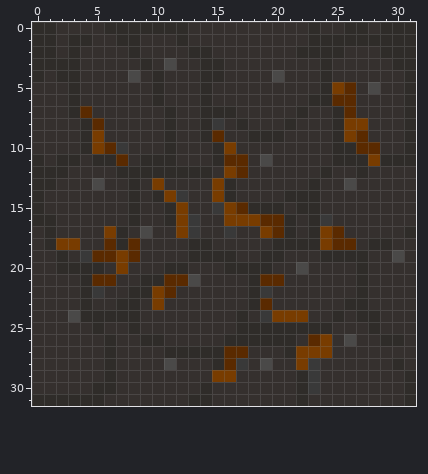
Pixel-art sprite -- Project/Relocation/Content/CaveTiles001.png. This is how it looked before the edit.
The file is 32x32 pixels. Colours within 5 levels of each other are drawn and written as one.
The same view after the edit:
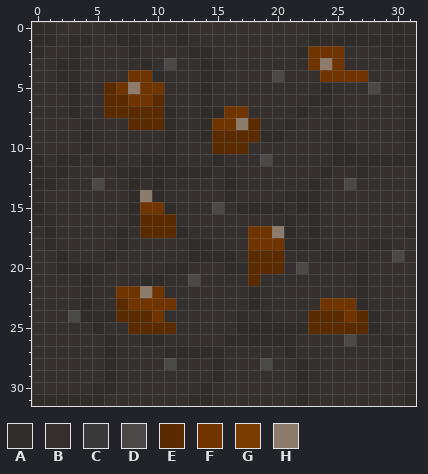
Palette (. is transparent): A #2f2c29  B #35302e  C #393939  D #4a4948  E #5a2a00  F #6f3400  G #783c00  H #8d7b6b
The edit:
@@ x 0..31 @@
  1 AABAABBAABBBABBBBBBBBBBAAAAAAAAA
- 2 AABABBBBABBBBAABBBBBBBAAAABBBAAA
- 3 AAAABBBBBABDBBAABBBBBBBBABBBBBAA
- 4 ABAABBBBDBABBBAABBBBDBBBABBBBBBA
- 5 BBBABBBBBBABBBABBBBBBBBBAGEBDBBA
- 6 BBBABBBBBBABBBABBBBBBBBAAEEBBBBA
- 7 BBBAEBBBBBBABBAAABBBBBABBAEBBBBA
- 8 BBBBAEBBBBBABBACBABBBABBBAGGBBBA
- 9 BBBBAGBBBBBABBAEBBAAABBBBAGEBBBA
-10 BBBBAGECBBBABBBAGBBBBBBBBAAEEBBA
-11 ABAABAAEBAAABBBAEEBDBBBBBAAAGAAA
-12 AAABBBBAAAAAAAABGEBBBBBBABBABBBB
-13 AABBBDBBABGBBBBGABBBBBBABBDBBBBB
-14 ABBBBBBBABAGCBBGABBBBAAABBBBBBBB
-15 ABBBBBBBABBAGBBCGEAAABAABBBBBBBB
-16 AABBBBBBABBAGCBBGGGEEABACBBBBBBB
-17 BABBBBGABDBBGCBBCBBGEABAGEBBBBBA
-18 BAGGBBEAEBBBBAABBBBBAAAAGEEBAABB
-19 BBABCEEGEBBBBAAAABBAABBBAAAABBDB
-20 BBAAAABGBBBAABBBAAAABBDBBBBABBBB
-21 BBBBAEEBBAAEEDBBBBAEEBBBBBBABBBB
-22 BBBBACBBAAGEBBBBBBACBBBBBBBABBBB
-23 BBBBABBAABGBBBBBBBAEBBBBBBAABBBB
-24 BBBDAAAAABBBBBBBBABCGGGBBABAABBB
-25 BBBBBABBABBBBBBBBAAAAAAAABBBABBB
-26 BBBBBBABBAABBBBBAAAAAABEGBDBBAAB
-27 BBBBBBABBBBAAAAAEEBBBAGGGBBBBBBB
-28 BBBBBBABBBBDBBBAECBDBBGCBBBBBBAB
-29 BBBBBBABBBBBBBBGGBBBBBACBBBBBBBA
-30 BBBBBAABBBBBBBABBBBBBBACBBBBBBBA
+ 2 ABBABBBBABBBBAABBBBBBBAFFFBBBAAA
+ 3 BBAABBBBBABDBBAABBBBBBBFHFBBBBAA
+ 4 BBAABBBBFFABBBAABBBBDBBBFFFFBBBA
+ 5 BBBABBEFHFFBBBABBBBBBBBBABBBDBBA
+ 6 BBBABBEEFFEBBBABBBBBBBBAABBBBBBA
+ 7 BBBABBEEEEEABBAAFFBBBBABBABBBBBA
+ 8 BBBBABBBEEEABBAFFHEBBABBBABBBBBA
+ 9 BBBBABBBBBBABBAEEEEAABBBBABBBBBA
+10 BBBBABBBBBBABBBEEEBBBBBBBAABBBBA
+11 ABAABAABBAAABBBABBBDBBBBBAAAAAAA
+12 AAABBBBAAAAAAAABABBBBBBBABBABBBB
+13 AABBBDBBABABBBBBABBBBBBABBDBBBBB
+14 ABBBBBBBAHABBBBBABBBBAAABBBBBBBB
+15 ABBBBBBBAFFABBBDBAAAABAABBBBBBBB
+16 AABBBBBBAEEEBBBBBBBBBABABBBBBBBB
+17 BABBBBBABEEEABBBBBFFHABABBBBBBBA
+18 BABBBBBABBBBBAABBBFFFAAABBBBAABB
+19 BBABBBABBBBBBAAAABEEEBBBAAAABBDB
+20 BBAAAABBBBBAABBBAAEEEBDBBBBABBBB
+21 BBBBABBBBAABBDBBBBEBBBBBBBBABBBB
+22 BBBBABBFFHFBBBBBBBABBBBBBBBABBBB
+23 BBBBABBEFFFFBBBBBBABBBBBFFFABBBB
+24 BBBDAAAEEEFBBBBBBABABBBEEEFEABBB
+25 BBBBBABBEEEEBBBBBAAAAAAEEEEEABBB
+26 BBBBBBABBAABBBBBAAAAAABBBBDBBAAB
+27 BBBBBBABBBBAAAAABBBBBABBBBBBBBBB
+28 BBBBBBABBBBDBBBABBBDBBABBBBBBBAB
+29 BBBBBBABBBBBBBBABBBBBBABBBBBBBBA
+30 BBBBBAABBBBBBBABBBBBBBABBBBBBBBA
 31 AAAAAABBBBBBBAABBBBBBBABBBBBBBBA
